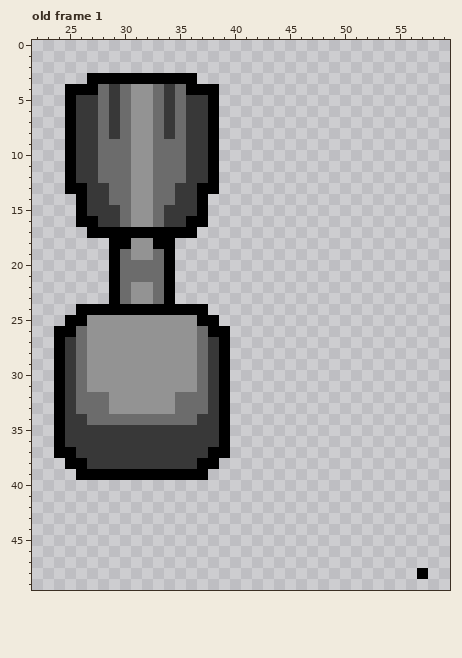
Two versions of one pixel-art file, asset/Turret_lv2.aseprite. That is the earlier state.
64x64 pixels, 1 frame. Shown: old frame 1: x 22..59, y 0..49. The commit also changed other frames, which this record leaves out.
The result:
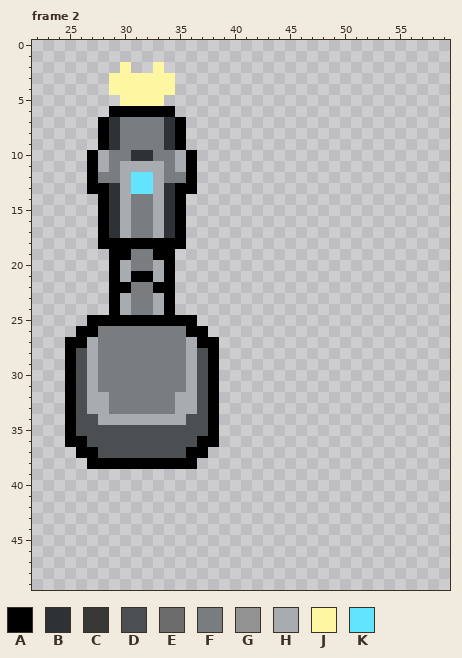
Palette (. is transparent): A #000000  B #2f3235  C #383838  D #4c4f52  E #6c6c6c  F #7a7d80  G #939393  H #a8acb0  J #fff6a1  K #62e4ff
A new or re-ordered frame is compared with the old frame closest to it.
Change:
frames 1 -> 4
layer "Layer 4" added
layer "Layer 3" added
layer "Layer 2" removed
Changed rows in their new state; - is an unchanged pixel.
Frame 2 is new; against old frame 1:
first column x 24:
 2 ------J--J------
 3 ---..JJJJJJ..---
 4 -....JJJJJJ....-
 5 -.....JJJJ.....-
 6 -....AAAAAA....-
 7 -...ABFFFFBA...-
 8 -...ABFFFFBA...-
 9 -...ABFFFFBA...-
10 -..AHFFBBFFHA..-
11 -..AHFHHHHFHA..-
12 -..AFFHKKHFFA..-
13 -..AABHKKHBAA..-
14 --..ABHFFHBA..--
15 --..ABHFFHBA..--
16 --..ABHFFHBA..--
17 ---.-BHFFHB-.---
18 ----A--AA--A----
19 ------AFFA------
20 ------HFFH------
21 ------HAAH------
22 ------AFFA------
23 ------HFFH------
24 --...-HFFH-...--
25 -..AAAAAAAAAA..-
26 ..AAFFFFFFFFAA..
27 .AAHFFFFFFFFHAA.
28 .ADHFFFFFFFFHDA.
29 .ADHFFFFFFFFHDA.
30 .ADHFFFFFFFFHDA.
31 .ADHFFFFFFFFHDA.
32 .ADHHFFFFFFHHDA.
33 .ADHHFFFFFFHHDA.
34 .ADDHHHHHHHHDDA.
35 .ADDDDDDDDDDDDA.
36 .AADDDDDDDDDDAA.
37 ..AADDDDDDDDAA..
38 -..AAAAAAAAAA..-
39 --............--
first column x 57:
48 .
